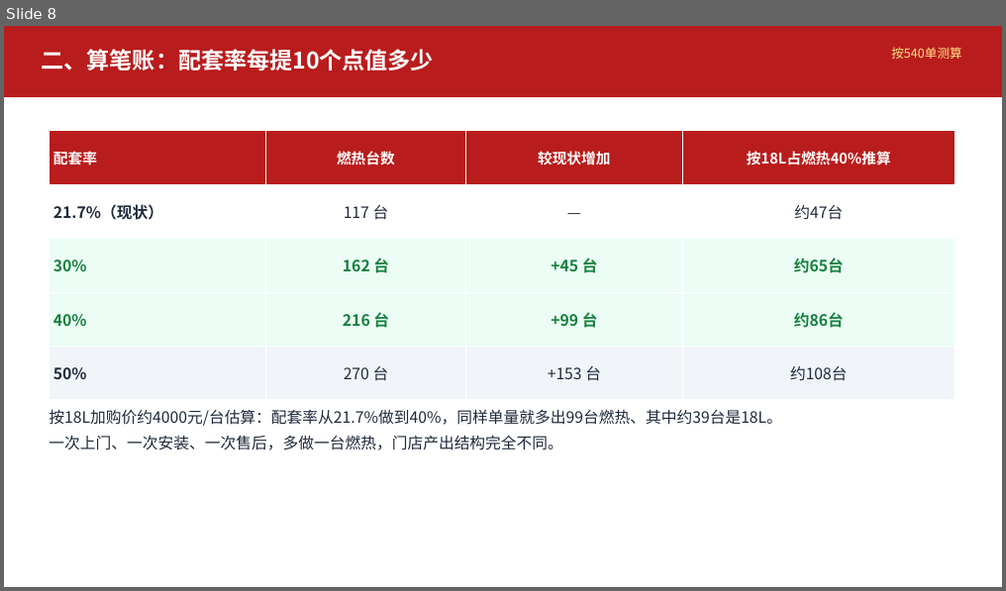
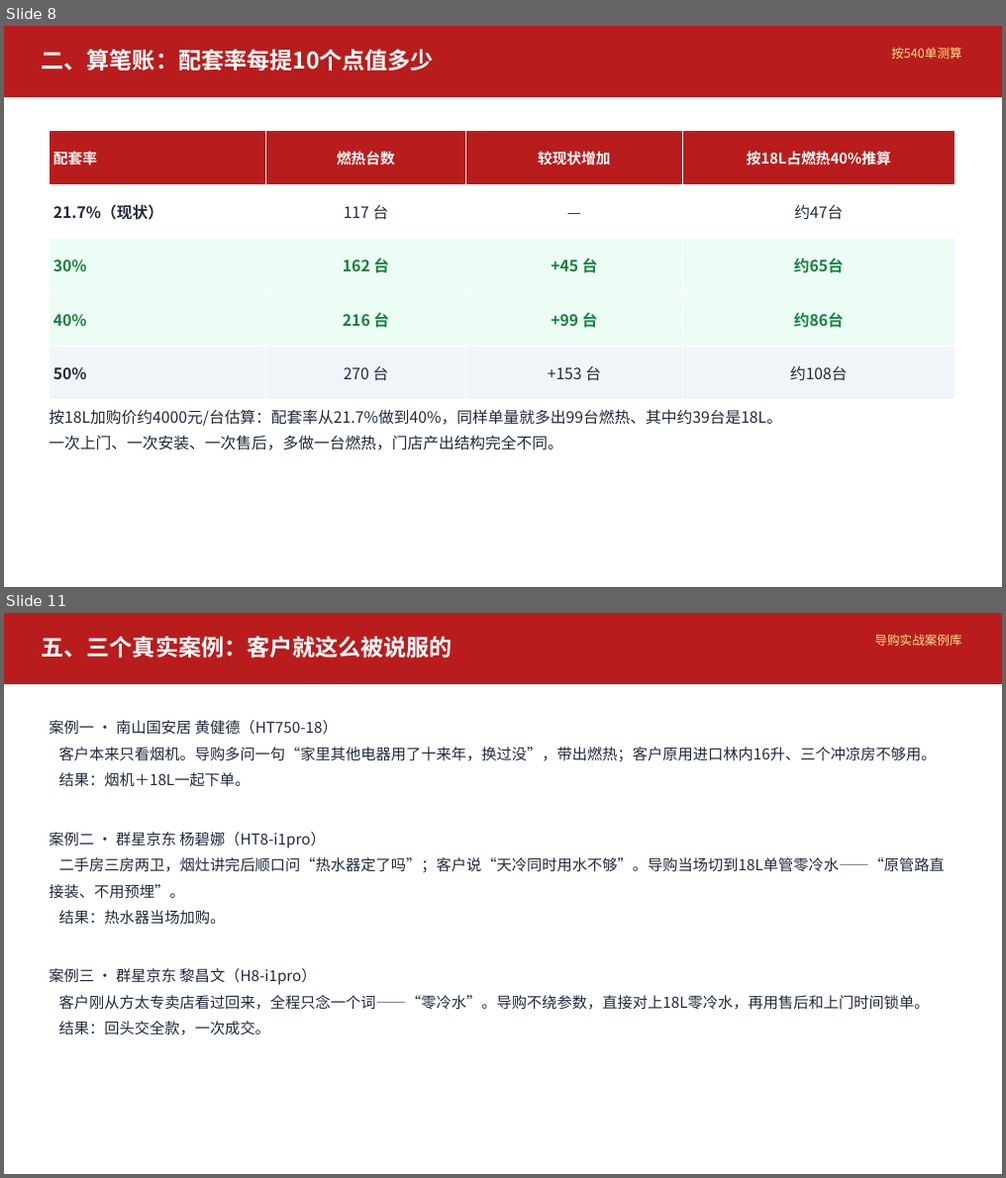
Before and after one commit to Wengweijian/BB-jiaofuzhongxin, a slide deck: 经销商培训_分享会完整版.pptx. Shown one above the other, each under a label of ours: slide 8 before the commit, slides 8 and 11 after it; the slides between them are not shown. The pictures are 1006x591 and 1006x1178 pixels, drawn with LibreOffice and Linux fonts; fonts in the diff are those of the drawing; background and template pictures are left out. Boxes give left, top, right and bottom in pixels: in the first picture for what was removed or moved away, otherwise in the second. Text is boxed around its words. In the diff, an @@ line names an element or a change of style, - is before the commit and + after.

```diff
--- a/经销商培训_分享会完整版.pptx
+++ b/经销商培训_分享会完整版.pptx
@@ slide 11 added at (4, 613, 1002, 1174), background #FFFFFF; not listed: 1 template element that a slide beside it also shows @@
@@ rectangle added at (4, 613, 1002, 684), fill #B91C1C @@
@@ text added at (42, 636, 452, 658), 22 pt, text #FFFFFF, bold @@
+五、三个真实案例：客户就这么被说服的
@@ text added at (875, 634, 962, 646), 12 pt, text #FDE68A @@
+导购实战案例库
@@ text added at (49, 720, 944, 1036), 14.5 pt, text #1E293B @@
+案例一 · 南山国安居 黄健德（HT750-18）
+客户本来只看烟机。导购多问一句“家里其他电器用了十来年，换过没”，带出燃热；客户原用进口林内16升、三个冲凉房不够用。
+结果：烟机＋18L一起下单。
+案例二 · 群星京东 杨碧娜（HT8-i1pro）
+二手房三房两卫，烟灶讲完后顺口问“热水器定了吗”；客户说“天冷同时用水不够”。导购当场切到18L单管零冷水——“原管路直接装、不用预埋”。
+结果：热水器当场加购。
+案例三 · 群星京东 黎昌文（H8-i1pro）
+客户刚从方太专卖店看过回来，全程只念一个词——“零冷水”。导购不绕参数，直接对上18L零冷水，再用售后和上门时间锁单。
+结果：回头交全款，一次成交。
```
Also in this commit, not shown: 12 other slides changed, 2 other slides added.
